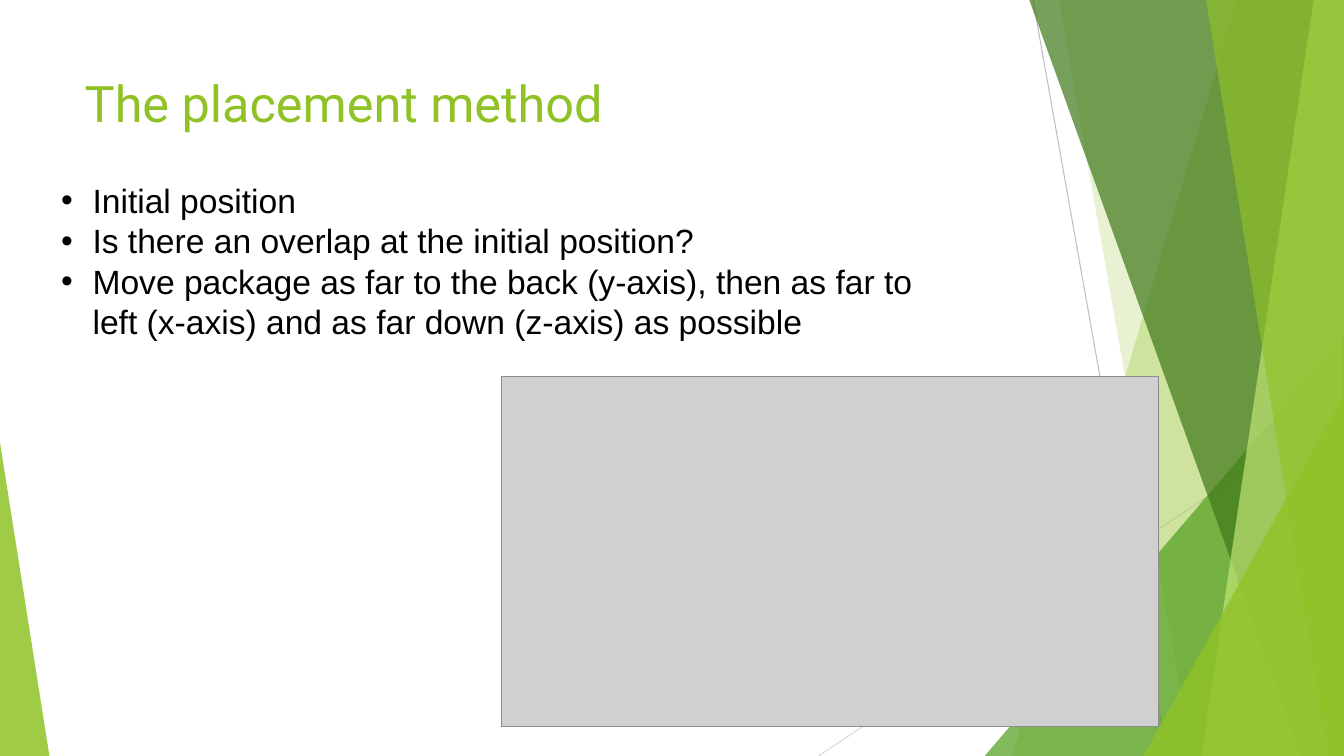
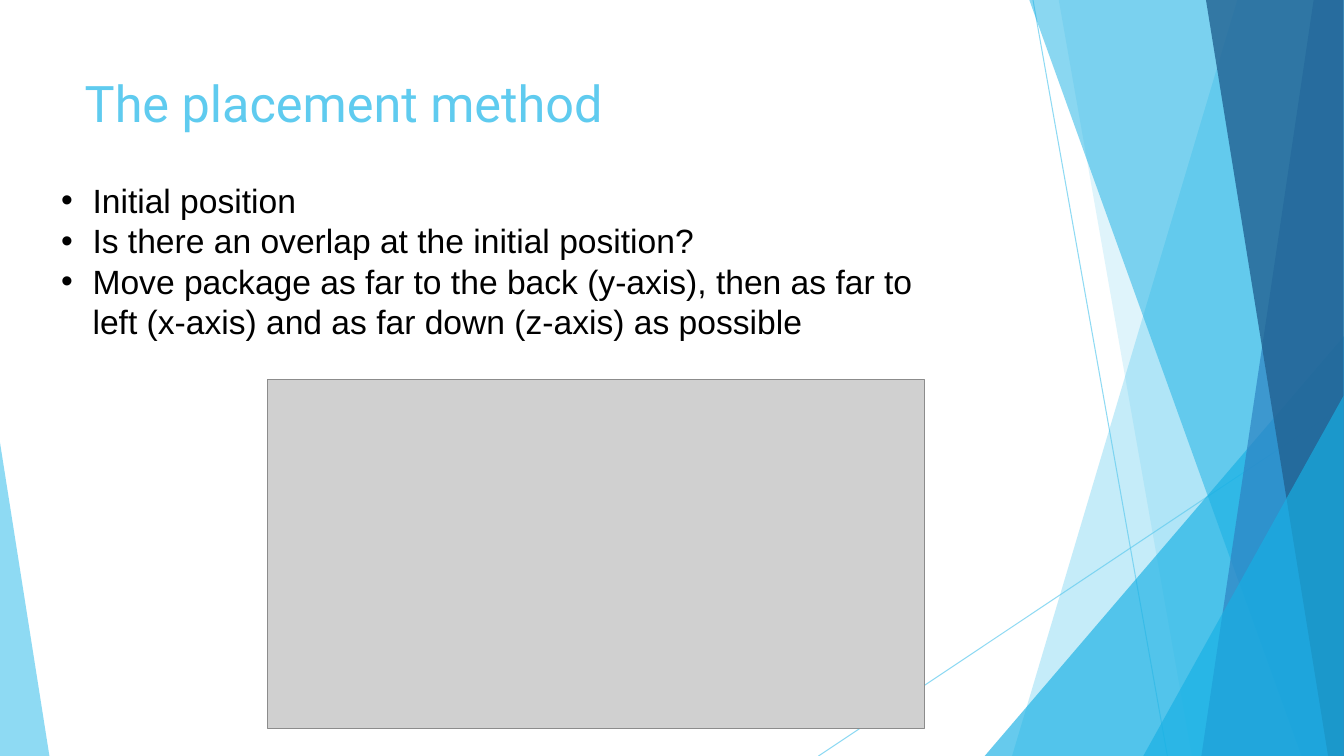
Before and after one commit to swengeler/PP3, a slide deck: slide 5 of Report, presentation and related stuff/Knapsack_problem.pptx. Drawn at 1344x756 pixels with LibreOffice and Linux fonts; fonts in the diff are those of the drawing; grey boxes stand for pictures. Boxes give left, top, right and bottom in pixels: in the first picture for what was removed or moved away, otherwise in the second. Text is boxed around its words. In the diff, an @@ line names an element or a change of style, - is before the commit and + after.

```diff
--- a/Report, presentation and related stuff/Knapsack_problem.pptx
+++ b/Report, presentation and related stuff/Knapsack_problem.pptx
@@ freeform shape at (1012, 0, 1344, 756): fill #90C226 at 30% opacity to #5FCBEF at 36% opacity @@
@@ freeform shape at (1029, 0, 1344, 756): fill #3F7819 at 70% opacity to #17B0E4 at 50% opacity @@
@@ line (1033, 0) - (1168, 756): stroke #BFBFBF 0.75 pt to #5FCBEF 0.75 pt @@
@@ freeform shape at (1059, 0, 1344, 756): fill #90C226 at 20% opacity to #5FCBEF at 20% opacity @@
@@ freeform shape at (1202, 0, 1344, 756): fill #C0E474 at 70% opacity to #2E83C3 at 70% opacity @@
@@ freeform shape at (1206, 0, 1344, 756): fill #90C226 at 65% opacity to #226292 at 80% opacity @@
@@ title "The placement method" at (85, 84, 602, 132): text colour #90C226 to #5FCBEF @@
@@ triangle at (985, 336, 1344, 756): fill #54A021 at 72% opacity to #17B0E4 at 66% opacity @@
@@ picture: place and size @@
-picture at (502, 377, 1158, 727)
+picture at (268, 380, 925, 730)
@@ line (1344, 406) - (819, 756): stroke #D9D9D9 0.75 pt to #5FCBEF 0.75 pt @@
@@ triangle at (1143, 396, 1344, 756): fill #90C226 at 80% opacity to #17B0E4 at 66% opacity @@
@@ triangle at (0, 443, 49, 756): fill #90C226 at 85% opacity to #5FCBEF at 70% opacity @@
```
Also in this commit, not shown: 16 other slides changed, 2 slides removed, 5 other files.
